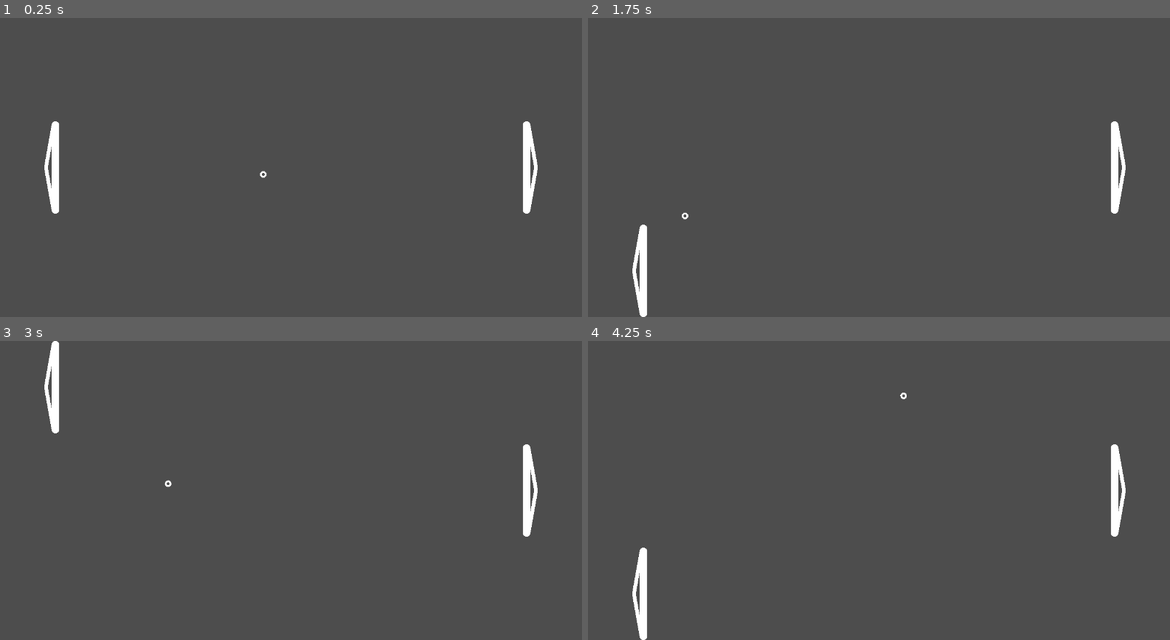
Above: before the commit, frames 1-4 (two rows, left to right).
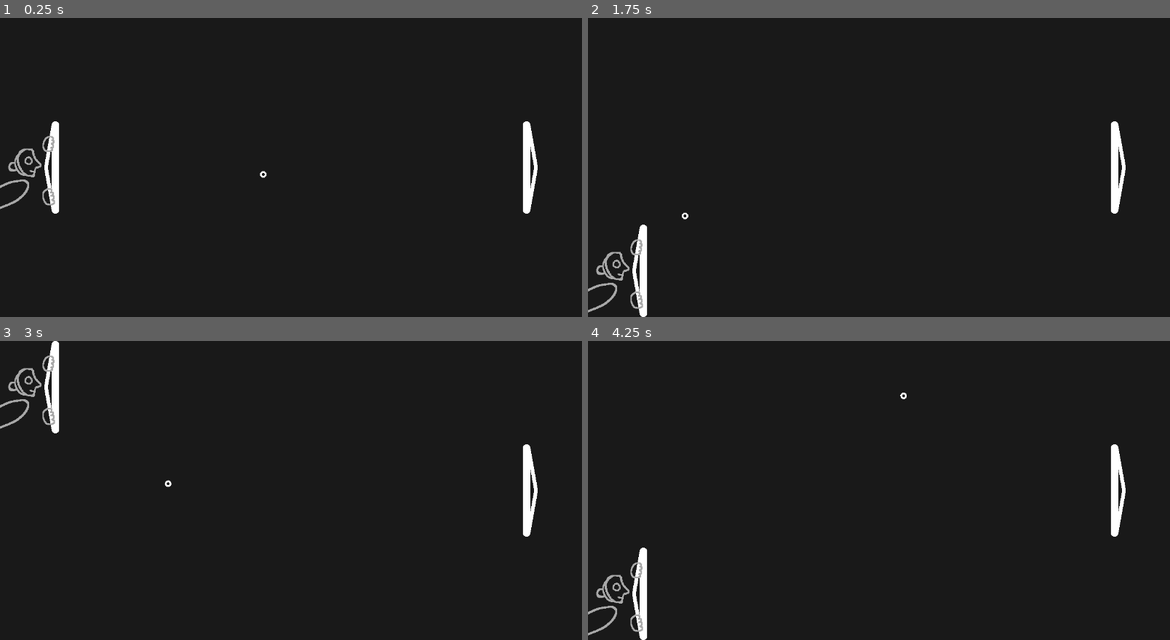
Above: after the commit, the same moments.

Repository: pixerhp/Pixers-Pong
Game: Godot game, scene res://scenes/topscenes/gameplay_topscene.tscn
The game is run twice, just before and just after one commit, with the same random seed, the same clock (stepped at 60 frames per second) and the same inputs.
Inputs:
- Up to frame 1 (0.25 s): no input
- Up to frame 2 (1.75 s): hold W (plr1_up) 0.53-1.28 s; hold S (plr1_down) from 1.28 s (still down)
- Up to frame 3 (3 s): release S (plr1_down) at 2.03 s; hold W (plr1_up) from 2.03 s (still down)
- Up to frame 4 (4.25 s): release W (plr1_up) at 3.53 s; hold S (plr1_down) from 3.53 s (still down)

The runs differ from the first frame. In frame 1, 99% of the frame differs, in the area x 0-100%, y 0-100%; in frame 2, 99%; in frame 3, 99%; in frame 4, 99%.

Commit message:
Add placeholder background and paddle character

Diff:
--- a/scenes/topscenes/gameplay_topscene.tscn
+++ b/scenes/topscenes/gameplay_topscene.tscn
@@ -2,6 +2,7 @@
 
 [ext_resource type="Script" uid="uid://uo8drfr51v6o" path="res://scripts/gameplay_script.gd" id="1_n6iga"]
 [ext_resource type="ArrayMesh" uid="uid://dhcyjins7o86k" path="res://assets/models/ball_torus.obj" id="2_rncwu"]
+[ext_resource type="Texture2D" uid="uid://bie0m53vfstm2" path="res://assets/art/paddle_player_test.png" id="2_u55sw"]
 
 [sub_resource type="CapsuleMesh" id="CapsuleMesh_llhxm"]
 radius = 8.0
@@ -23,6 +24,12 @@
 
 [node name="GameplayTopscene" type="Node2D" unique_id=297910401]
 script = ExtResource("1_n6iga")
+
+[node name="BackgroundColor" type="ColorRect" parent="." unique_id=1153635322]
+custom_minimum_size = Vector2(1260, 648)
+offset_right = 1260.0
+offset_bottom = 648.0
+color = Color(0.099985994, 0.099985994, 0.099985994, 1)
 
 [node name="LeftPaddle" type="Node2D" parent="." unique_id=1689491174]
 unique_name_in_owner = true
@@ -61,6 +68,10 @@
 rotation = 1.3962634
 scale = Vector2(0.9999996, 0.9999996)
 shape = SubResource("RectangleShape2D_n6iga")
+
+[node name="TestSize" type="Sprite2D" parent="LeftPaddle" unique_id=2028482819]
+position = Vector2(-60, 0)
+texture = ExtResource("2_u55sw")
 
 [node name="RightPaddle" type="Node2D" parent="." unique_id=1901165476]
 unique_name_in_owner = true
Binary file added: assets/art/paddle_player_test.png
Not shown, added: assets/art/paddle_player_test.png.import
Binary file added: assets/art/test_size.png
Not shown, added: assets/art/test_size.png.import
